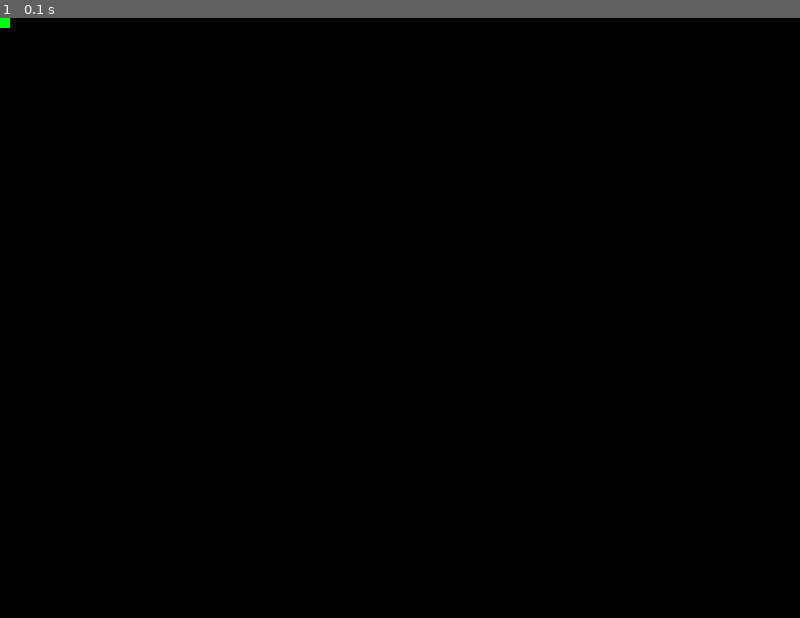
Above: before the commit, frame 1.
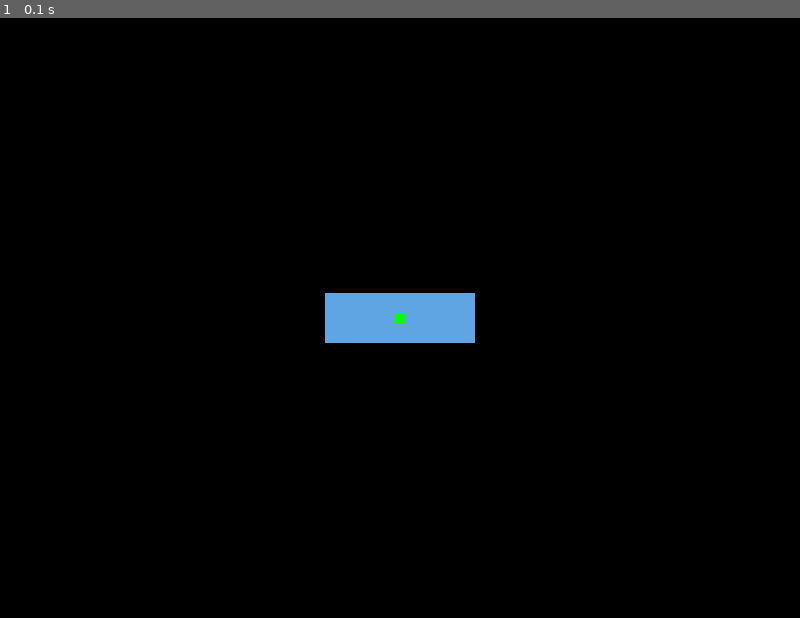
Above: after the commit, the same moment.

Repository: CallumRuthe/programming-2
Game: pygame game, started from pygame/rectangle_practice.py
Two runs of this game, one before a commit and one after it. Both use one fixed random seed, a clock stepped at 60 frames per second and the inputs below.
Inputs:
- Up to frame 1 (0.1 s): no input

The runs differ from the first frame. In frame 1, 1.6% of the frame differs, in the area x 0-60%, y 0-55%.

Commit message:
added a second rectangle object

Diff:
--- a/pygame/rectangle_practice.py
+++ b/pygame/rectangle_practice.py
@@ -37,6 +37,19 @@
     clock = pygame.time.Clock()
 
     rectangle = Rectangle()
+    rectangle.x = 395
+    rectangle.y = 295
+
+    # CREATE ANOTHER RECTANGLE
+    #   CHANGE ist properties
+    #   reminder to sue .notation to change properties
+    #   i.e. rectangle_two.x = 100
+    blue_rectangle = Rectangle()
+    blue_rectangle.x = 325
+    blue_rectangle.y = 275
+    blue_rectangle.width = 150
+    blue_rectangle.length = 50
+    blue_rectangle.colour = SKY_BLUE
 
     # ----- MAIN LOOP
     while not done:
@@ -49,6 +62,7 @@
 
         # ----- DRAW
         screen.fill(BLACK)
+        pygame.draw.rect(screen, blue_rectangle.colour, (blue_rectangle.x, blue_rectangle.y, blue_rectangle.width, blue_rectangle.length))
         pygame.draw.rect(screen, rectangle.colour, (rectangle.x, rectangle.y, rectangle.width, rectangle.length))
 
         # ----- UPDATE
